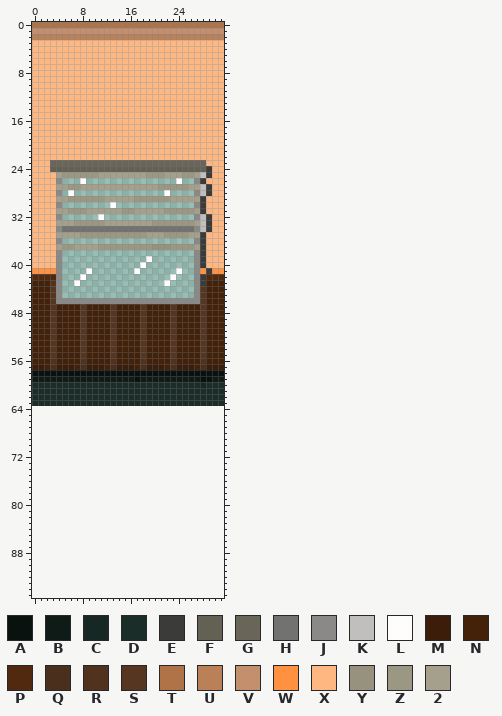
Sprite sheet, stored at Scenes/Station/Environment/WindowWall_Blinds_2.png. Above is the file before it was changed.
The file is 32x64 pixels. Colours within 5 levels of each other are drawn and written as one. The old version is drawn lined up with the new one, on the new canvas.
Palette (. is transparent): A #0a1210  B #0f1b17  C #172723  D #1b2d28  E #3b3b3a  F #636054  G #696659  H #727271  J #8a8988  K #c1bfbe  L #fffdfc  M #3b1d09  N #442109  P #50290f  Q #4a2f1d  R #50321f  S #563621  T #b07348  U #ba8057  V #c38f6c  W #ff9141  X #ffb781  Y #96927e  Z #9c9783  2 #a5a08b
Pixels before (only the part around the change), first column x 0:
60 DDDDDDDDDDDDDDDDDDDDDDDDDDDDCDDD
61 DDDDDDDDDDDDDDDDDDDDDDDDDDDDDDDD
62 DDDDDDDDDDDDDDDDDDDDDDDDDDDDDDDD
63 DDDDDDDDDDDDDDDDDDDDDDDDDDDDDDDD
64 ................................
65 ................................
66 ................................
67 ................................
68 ................................
69 ................................
70 ................................
71 ................................
72 ................................
73 ................................
74 ................................
75 ................................
76 ................................
77 ................................
78 ................................
79 ................................
80 ................................
And afterwards:
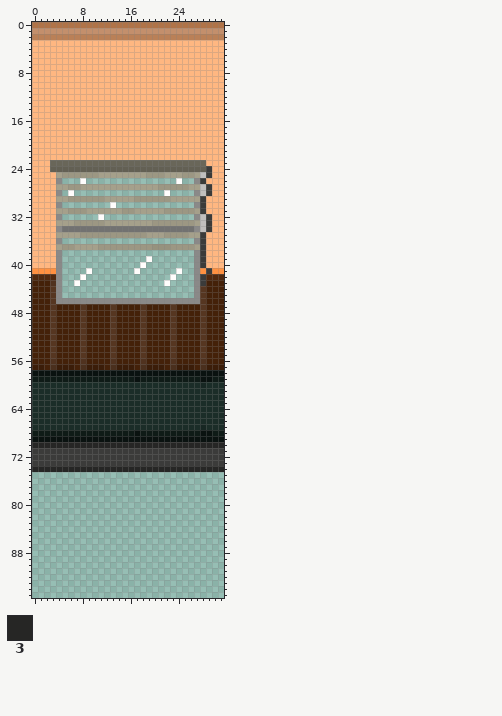
Colours new in this view: 3 #262625
From old to new:
canvas 32x64 -> 32x96
There is now colour 3 in row 70 at x 0 to 31; in row 74 at x 0 to 31.
There is now colour A in row 68 at x 17 and 28 to 29; in row 69 at x 0 to 31.
There is now colour B in row 68 at x 0 to 16, 18 to 27 and 30 to 31.
There is now colour C in row 67 at x 28.
There is now colour D in rows 64 to 66 at x 0 to 31; in row 67 at x 0 to 27 and 29 to 31.
There is now colour E in rows 71 to 73 at x 0 to 31.
Where, in picture pixels (left, top, right, bottom), the same in both pictures:
added: (32, 406, 224, 472)
